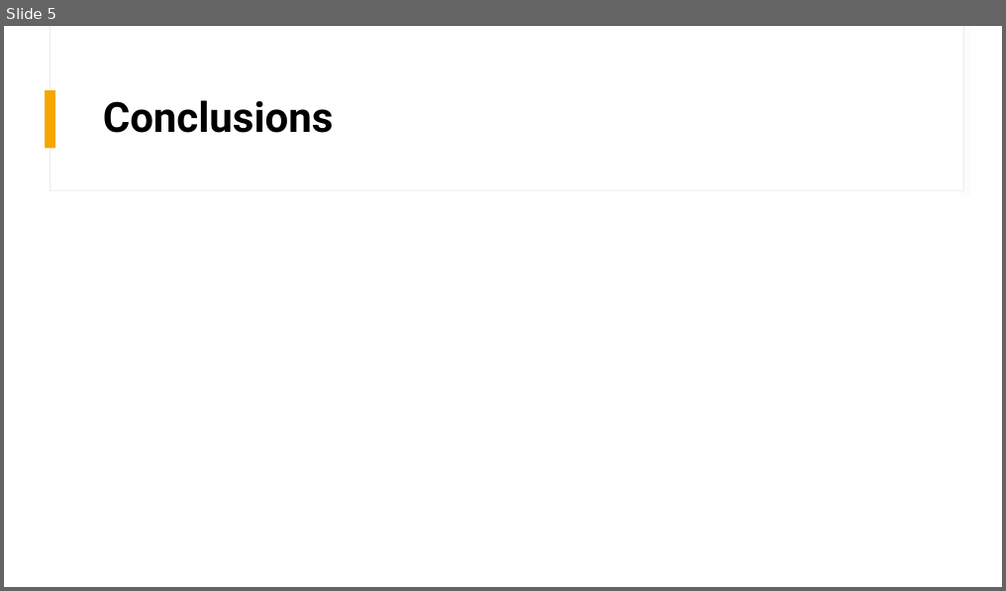
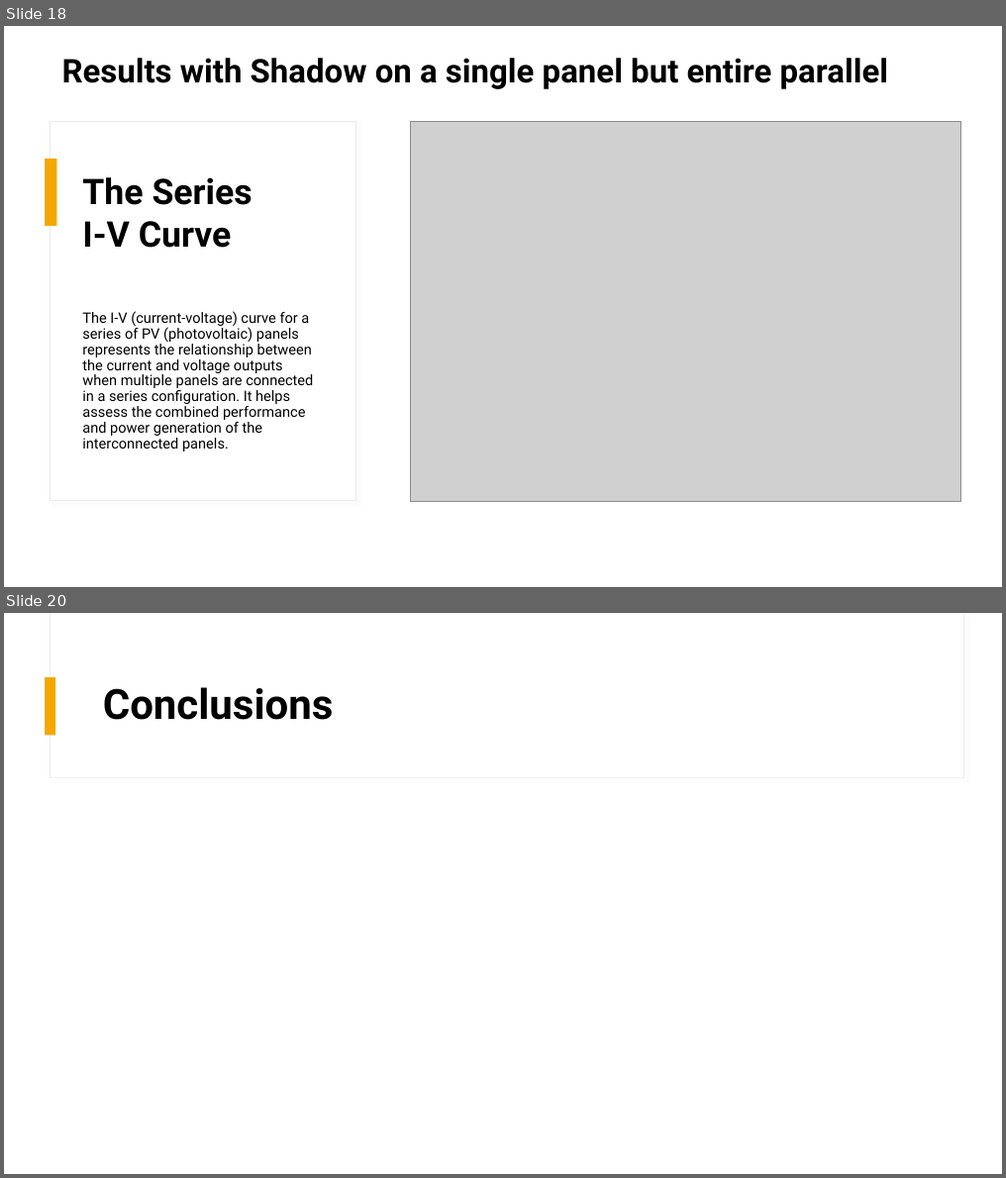
Before and after one commit to mdg217/RenewableEnergyProject, a slide deck: ProgettoRESM.pptx. Shown one above the other, each under a label of ours: slide 5 before the commit, slides 18 and 20 after it; the slides between them are not shown. The pictures are 1006x591 and 1006x1178 pixels, drawn with LibreOffice and Linux fonts; fonts in the diff are those of the drawing; grey boxes stand for pictures. Boxes give left, top, right and bottom in pixels: in the first picture for what was removed or moved away, otherwise in the second. Text is boxed around its words. In the diff, an @@ line names an element or a change of style, - is before the commit and + after.

Commit message:
[UPDATE] Insert some images for the presentation and corrent some lines

```diff
--- a/ProgettoRESM.pptx
+++ b/ProgettoRESM.pptx
@@ slide 18 added at [4, 26, 1002, 587], background #FFFFFF @@
@@ text added at [62, 58, 888, 89], 31.4 pt, text #000000, bold @@
+Results with Shadow on a single panel but entire parallel
@@ rectangle added at [50, 121, 355, 501], fill #FFFFFF, outline #E9E9E9 1 pt @@
@@ picture added at [411, 121, 961, 501] @@
@@ rectangle added at [46, 159, 57, 226], fill #F5A700 @@
@@ title added at [82, 177, 252, 248], 34 pt, text #000000, bold @@
+The Series
+I-V Curve
@@ text added at [82, 311, 313, 452], 13.9 pt, text #000000 @@
+The I-V (current-voltage) curve for a series of PV (photovoltaic) panels represents the relationship between the current and voltage outputs when multiple panels are connected in a series configuration. It helps assess the combined performance and power generation of the interconnected panels.
@@ what was slide 5 is now slide 20 @@
```
Also in this commit, not shown: 16 other slides added, 2 slides removed, 9 other files.
